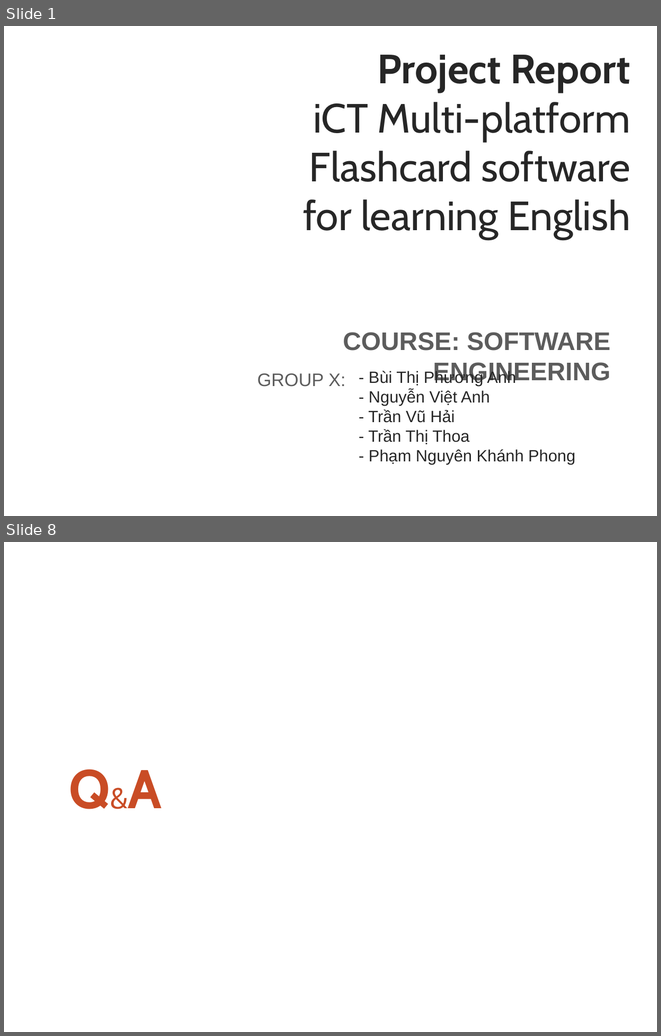
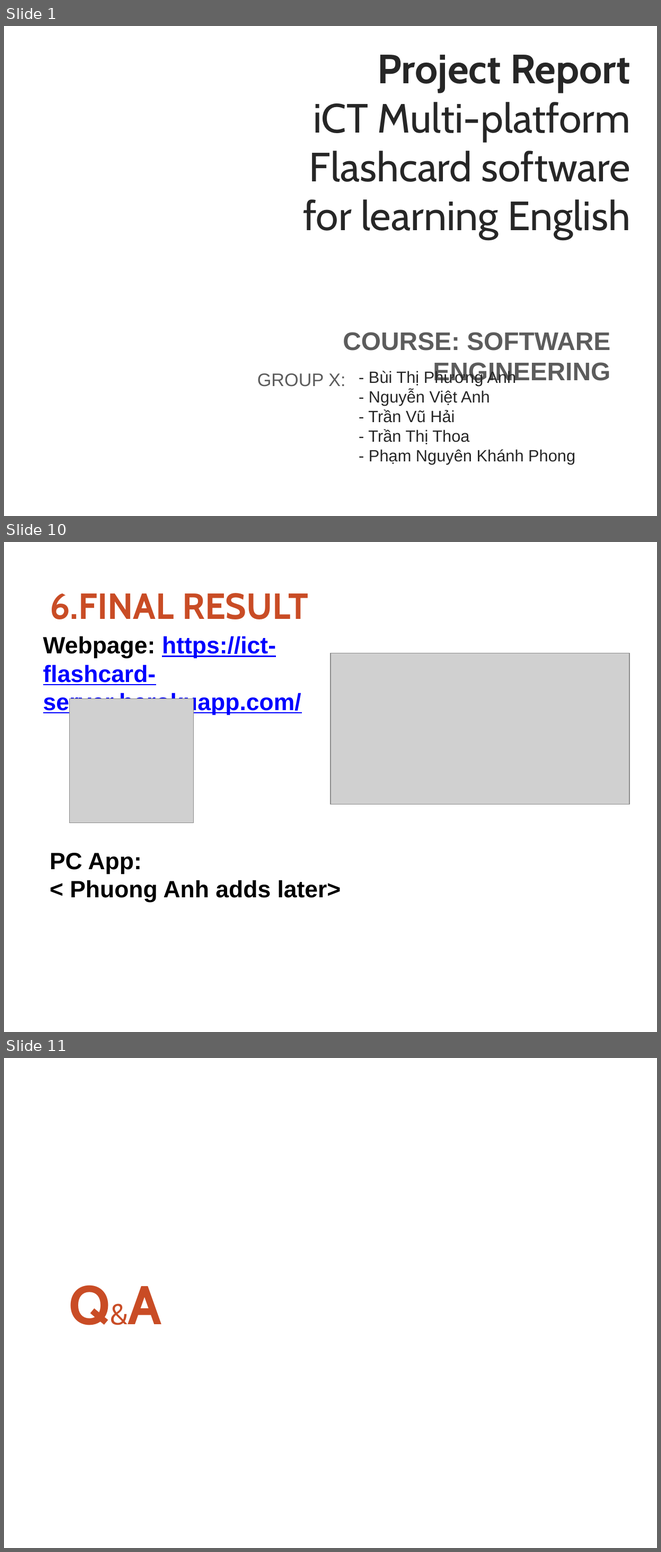
Before and after one commit to thoatran/iCT-Flashcard, a slide deck: docs/ReportSlides.pptx. Shown one above the other, each under a label of ours: slides 1 and 8 before the commit, slides 1, 10 and 11 after it; the slides between them are not shown. The pictures are 661x1036 and 661x1552 pixels, drawn with LibreOffice and Linux fonts; fonts in the diff are those of the drawing; grey boxes stand for pictures; background and template pictures are left out. Boxes give left, top, right and bottom in pixels: in the first picture for what was removed or moved away, otherwise in the second. Text is boxed around its words. In the diff, an @@ line names an element or a change of style, - is before the commit and + after.

```diff
--- a/docs/ReportSlides.pptx
+++ b/docs/ReportSlides.pptx
@@ slide 10 added at (4,542,657,1032), background #FFFFFF @@
@@ text added at (50,593,308,619), 40 pt, text #C94C25, bold @@
+6.FINAL RESULT
@@ text added at (43,636,301,715), 26 pt, text #0000FF, bold, underline @@
+Webpage: https://ict-flashcard-server.herokuapp.com/
@@ picture added at (330,653,629,804) @@
@@ picture added at (69,699,193,823) @@
@@ text added at (50,853,341,902), 26 pt, text #000000, bold @@
+PC App:
+< Phuong Anh adds later>
@@ what was slide 8 is now slide 11 @@
```
Also in this commit, not shown: 5 slides changed, 3 other slides added, 1 slide removed, 1 other file.
